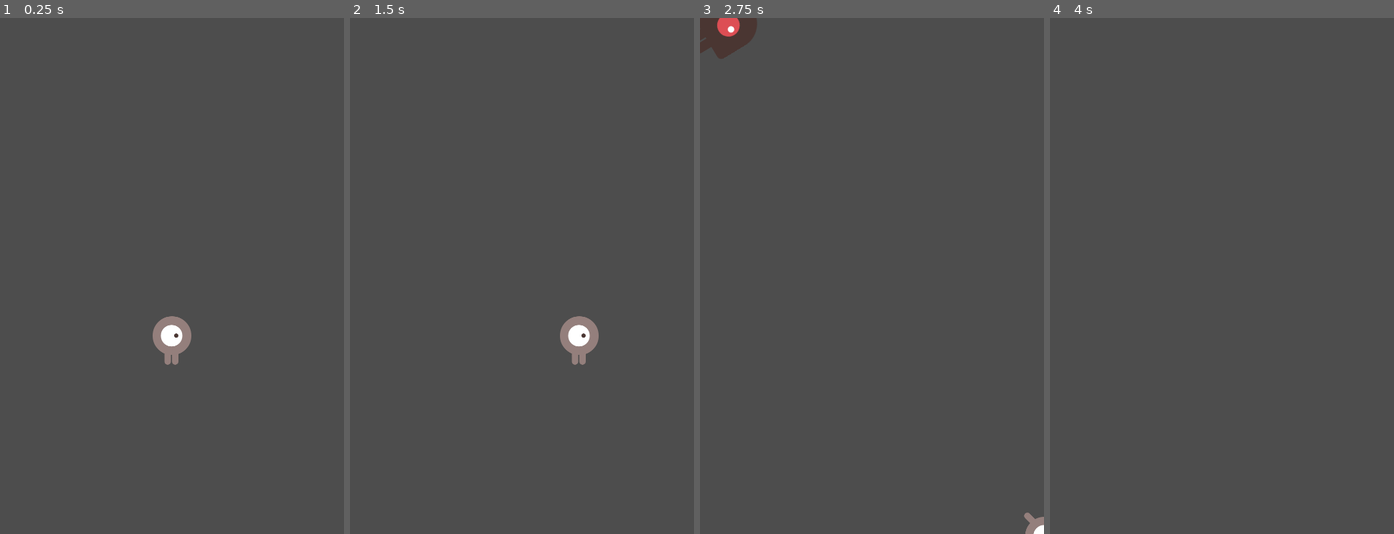
Above: before the commit, frames 1-4 (left to right).
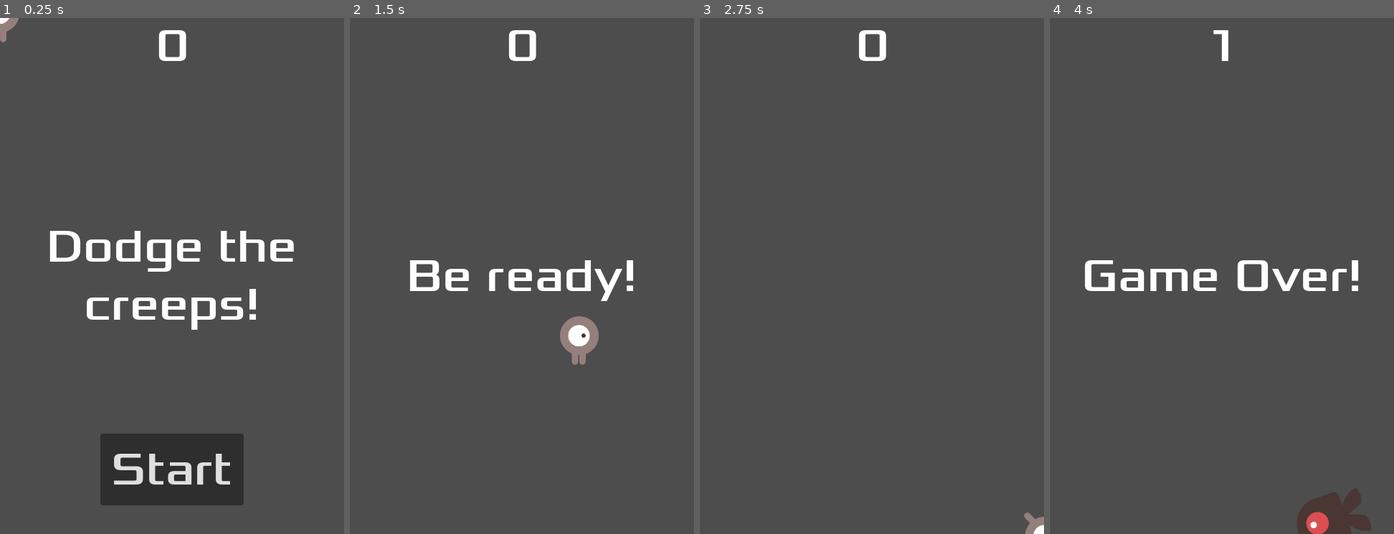
Above: after the commit, the same moments.

Repository: osamahussein2/Godot-2D-Practice
Game: Godot game, scene res://Game Scene.tscn
Same seed, same stepped clock (60 frames per second), same inputs: the game is played once before the commit and once after it.
Inputs (mouse positions are in pixels of both pictures, inside the frame that each line leads up to):
- Up to frame 1 (0.25 s): no input
- Up to frame 2 (1.5 s): click (522, 472) at 0.5 s, where only the run after the commit has a clickable "Start"; tap Enter at 1.25 s; hold Right (MoveRight) from 1.28 s (still down)
- Up to frame 3 (2.75 s): release Right (MoveRight) at 2.03 s; hold Down (MoveDown) from 2.03 s (still down)
- Up to frame 4 (4 s): release Down (MoveDown) at 2.78 s; hold Right (MoveRight) 2.78-3.53 s; hold Up (MoveUp) from 3.53 s (still down)

The runs differ from the first frame. In frame 1, 9.8% of the frame differs, in the area x 0-86%, y 0-95%; in frame 2, 1.9%; in frame 3, 1.3%; in frame 4, 3.2%.

Commit message:
I got the Heads Up Display scene and its script working with the Game Scene!

Diff:
--- a/Game Scene.tscn
+++ b/Game Scene.tscn
@@ -1,8 +1,9 @@
-[gd_scene load_steps=5 format=3 uid="uid://ly0cvdbshkte"]
+[gd_scene load_steps=6 format=3 uid="uid://ly0cvdbshkte"]
 
 [ext_resource type="Script" path="res://Main.gd" id="1_3p6dx"]
 [ext_resource type="PackedScene" uid="uid://e55jmpg3qy6i" path="res://Player Scene.tscn" id="1_cpk74"]
 [ext_resource type="PackedScene" uid="uid://dsnuiddegctv7" path="res://Mob Scene.tscn" id="2_pp4xu"]
+[ext_resource type="PackedScene" uid="uid://bk0a5ruddq5h7" path="res://HUD Scene.tscn" id="4_yyqx6"]
 
 [sub_resource type="Curve2D" id="Curve2D_wn014"]
 _data = {
@@ -33,7 +34,10 @@
 
 [node name="MobSpawnLocation" type="PathFollow2D" parent="MobPath"]
 
+[node name="HUD" parent="." instance=ExtResource("4_yyqx6")]
+
 [connection signal="collided" from="Player" to="." method="game_over"]
 [connection signal="timeout" from="MobTimer" to="." method="_on_mob_timer_timeout"]
 [connection signal="timeout" from="ScoreTimer" to="." method="_on_score_timer_timeout"]
 [connection signal="timeout" from="StartTimer" to="." method="_on_start_timer_timeout"]
+[connection signal="startGame" from="HUD" to="." method="new_game"]
--- /dev/null
+++ b/HUD Scene.tscn
@@ -0,0 +1,64 @@
+[gd_scene load_steps=3 format=3 uid="uid://bk0a5ruddq5h7"]
+
+[ext_resource type="Script" path="res://HUD.gd" id="1_p4x11"]
+[ext_resource type="FontFile" uid="uid://q5rwqfms4ve3" path="res://fonts/Xolonium-Regular.ttf" id="1_vhbor"]
+
+[node name="HUD" type="CanvasLayer"]
+script = ExtResource("1_p4x11")
+
+[node name="ScoreLabel" type="Label" parent="."]
+anchors_preset = 5
+anchor_left = 0.5
+anchor_right = 0.5
+offset_left = -22.5
+offset_right = 22.5
+offset_bottom = 78.0
+grow_horizontal = 2
+theme_override_fonts/font = ExtResource("1_vhbor")
+theme_override_font_sizes/font_size = 64
+text = "0
+"
+horizontal_alignment = 1
+vertical_alignment = 1
+
+[node name="Message" type="Label" parent="."]
+anchors_preset = 8
+anchor_left = 0.5
+anchor_top = 0.5
+anchor_right = 0.5
+anchor_bottom = 0.5
+offset_left = -240.0
+offset_top = -120.0
+offset_right = 240.0
+offset_bottom = 120.0
+grow_horizontal = 2
+grow_vertical = 2
+theme_override_fonts/font = ExtResource("1_vhbor")
+theme_override_font_sizes/font_size = 64
+text = "Dodge the creeps!"
+horizontal_alignment = 1
+vertical_alignment = 1
+autowrap_mode = 2
+
+[node name="StartButton" type="Button" parent="."]
+anchors_preset = 7
+anchor_left = 0.5
+anchor_top = 1.0
+anchor_right = 0.5
+anchor_bottom = 1.0
+offset_left = -100.0
+offset_top = -140.0
+offset_right = 100.0
+offset_bottom = -40.0
+grow_horizontal = 2
+grow_vertical = 0
+theme_override_fonts/font = ExtResource("1_vhbor")
+theme_override_font_sizes/font_size = 64
+text = "Start"
+
+[node name="MessageTimer" type="Timer" parent="."]
+wait_time = 2.0
+one_shot = true
+
+[connection signal="pressed" from="StartButton" to="." method="_on_start_button_pressed"]
+[connection signal="timeout" from="MessageTimer" to="." method="_on_message_timer_timeout"]
--- /dev/null
+++ b/HUD.gd
@@ -0,0 +1,49 @@
+extends CanvasLayer
+
+# Tells the Main node that the start button has been pressed
+signal startGame
+
+# Called when the node enters the scene tree for the first time.
+func _ready():
+	pass # Replace with function body.
+
+
+# Called every frame. 'delta' is the elapsed time since the previous frame.
+func _process(delta):
+	pass
+
+func ShowMessage(text):
+	$Message.text = text
+	$Message.show()
+	$MessageTimer.start()
+
+func ShowGameOverScreen():
+	ShowMessage("Game Over!")
+
+	# Waits until the message timer has counted down
+	await $MessageTimer.timeout
+
+	$Message.text = "Dodge the Creeps!"
+	$Message.show()
+
+	# Make a one shot timer and wait for it to finish
+	await get_tree().create_timer(1.0).timeout
+	$StartButton.show()
+
+func UpdateScore(score):
+	$ScoreLabel.text = str(score)
+
+
+
+
+func _on_start_button_pressed():
+	#pass # Replace with function body.
+
+	$StartButton.hide()
+	startGame.emit()
+
+
+func _on_message_timer_timeout():
+	#pass # Replace with function body.
+
+	$Message.hide()
--- a/Main.gd
+++ b/Main.gd
@@ -7,15 +7,11 @@
 
 # Called when the node enters the scene tree for the first time.
 func _ready():
-	#pass # Replace with function body.
-
-	new_game()
-
+	pass # Replace with function body.
 
 # Called every frame. 'delta' is the elapsed time since the previous frame.
 func _process(delta):
 	pass
-
 
 func game_over():
 	#pass # Replace with function body.
@@ -23,15 +19,21 @@
 	$ScoreTimer.stop()
 	$MobTimer.stop()
 
+	$HUD.ShowGameOverScreen()
+
 func new_game():
 	score = 0
 	$Player.playerStart($StartPosition.position)
 	$StartTimer.start()
 
+	$HUD.UpdateScore(score)
+	$HUD.ShowMessage("Be ready!")
+
 
 func _on_score_timer_timeout():
 	#pass # Replace with function body.
 	score += 1
+	$HUD.UpdateScore(score)
 
 
 func _on_start_timer_timeout():
